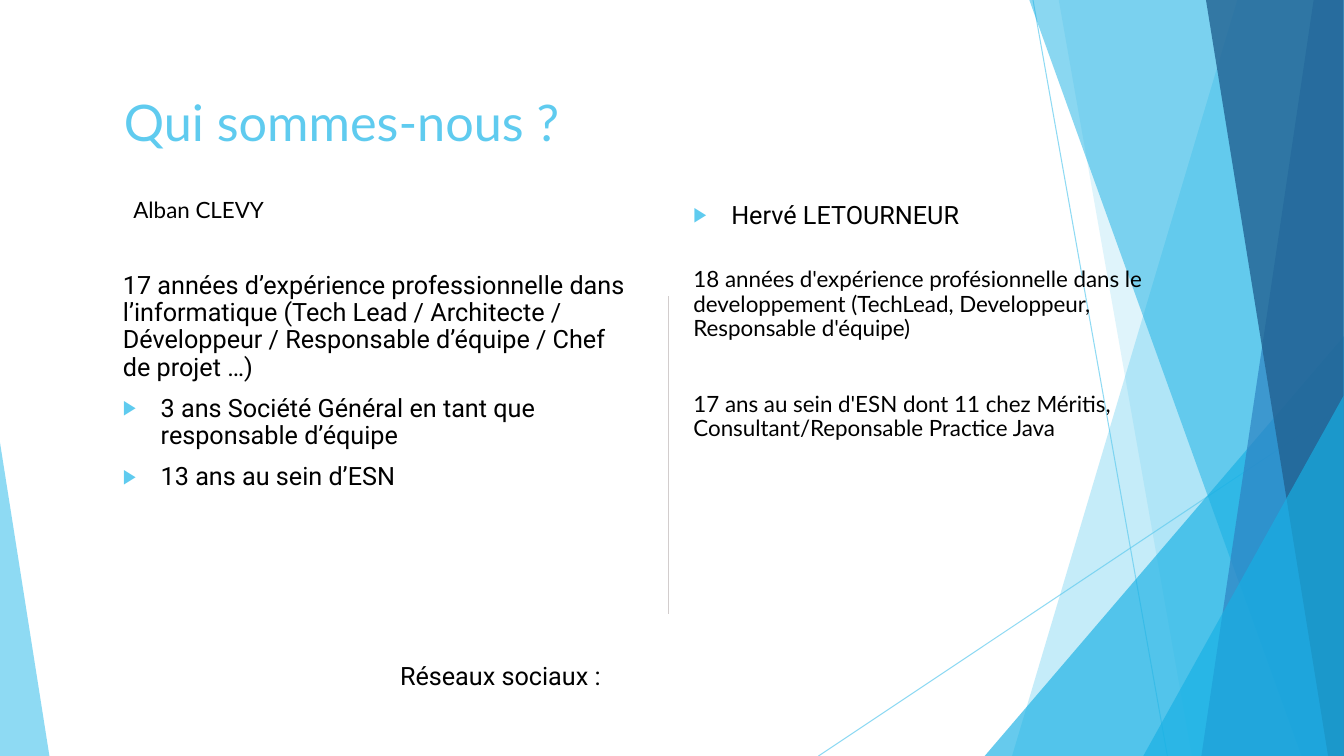
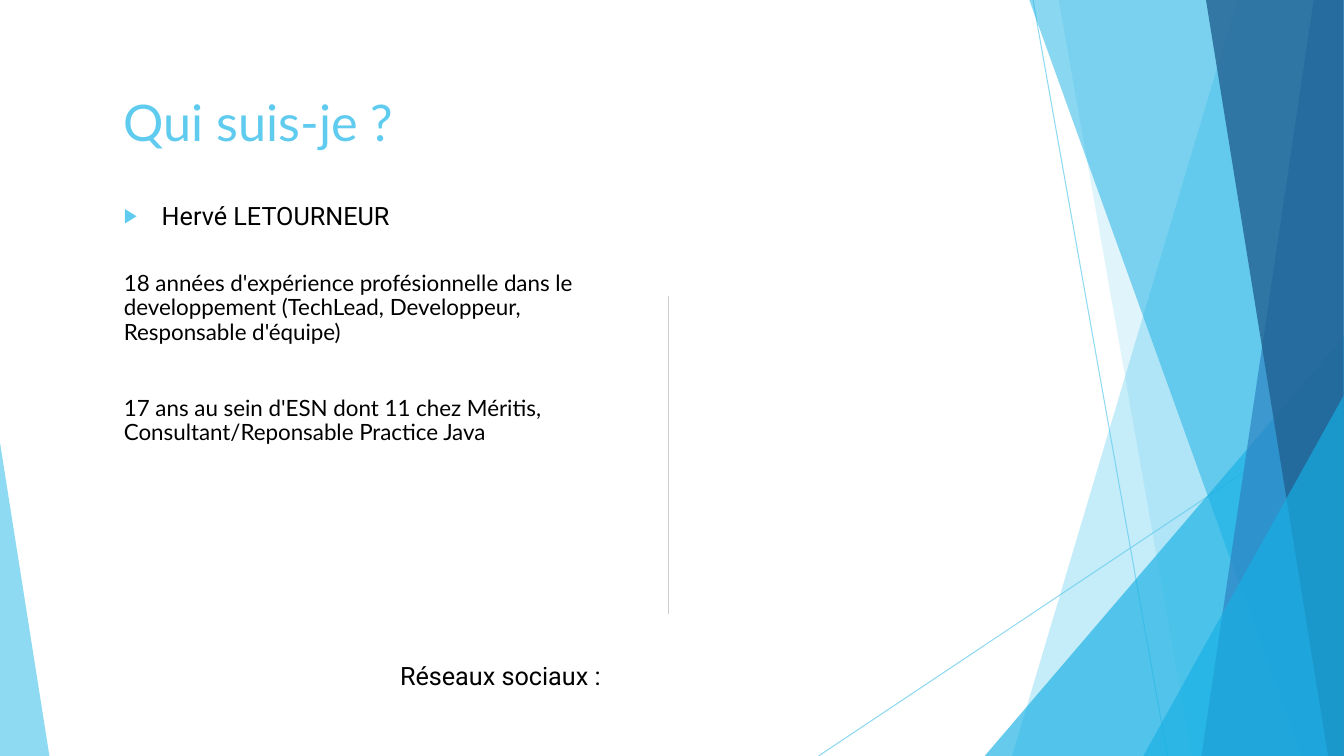
Before and after one commit to b16d/Jdbi, a slide deck: slide 2 of JDBI.pptx. Drawn at 1344x756 pixels with LibreOffice and Linux fonts; fonts in the diff are those of the drawing. Boxes give left, top, right and bottom in pixels: in the first picture for what was removed or moved away, otherwise in the second. Text is boxed around its words. In the diff, an @@ line names an element or a change of style, - is before the commit and + after.

Commit message:
update PPT

```diff
--- a/JDBI.pptx
+++ b/JDBI.pptx
@@ text at <box>124,104,358,149</box>: text changed @@
-Qui sommes-nous ?
+Qui suis-je ?
@@ text "Hervé LETOURNEUR": place and size @@
-text "Hervé LETOURNEUR" at <box>731,205,959,225</box>
+text "Hervé LETOURNEUR" at <box>162,206,389,226</box>
@@ text removed at <box>133,201,264,218</box> @@
-Alban CLEVY
@@ text "18 années d'expérience profésionnelle dans ...": place and size @@
-text "18 années d'expérience profésionnelle dans ..." at <box>693,268,1142,440</box>
+text "18 années d'expérience profésionnelle dans ..." at <box>124,274,572,444</box>
@@ text removed at <box>123,275,625,486</box> @@
-17 années d’expérience professionnelle dans l’informatique (Tech Lead / Architecte / Développeur / Responsable d’équipe / Chef de projet …)
-  ▶ 3 ans Société Général en tant que responsable d’équipe
-  ▶ 13 ans au sein d’ESN
```
